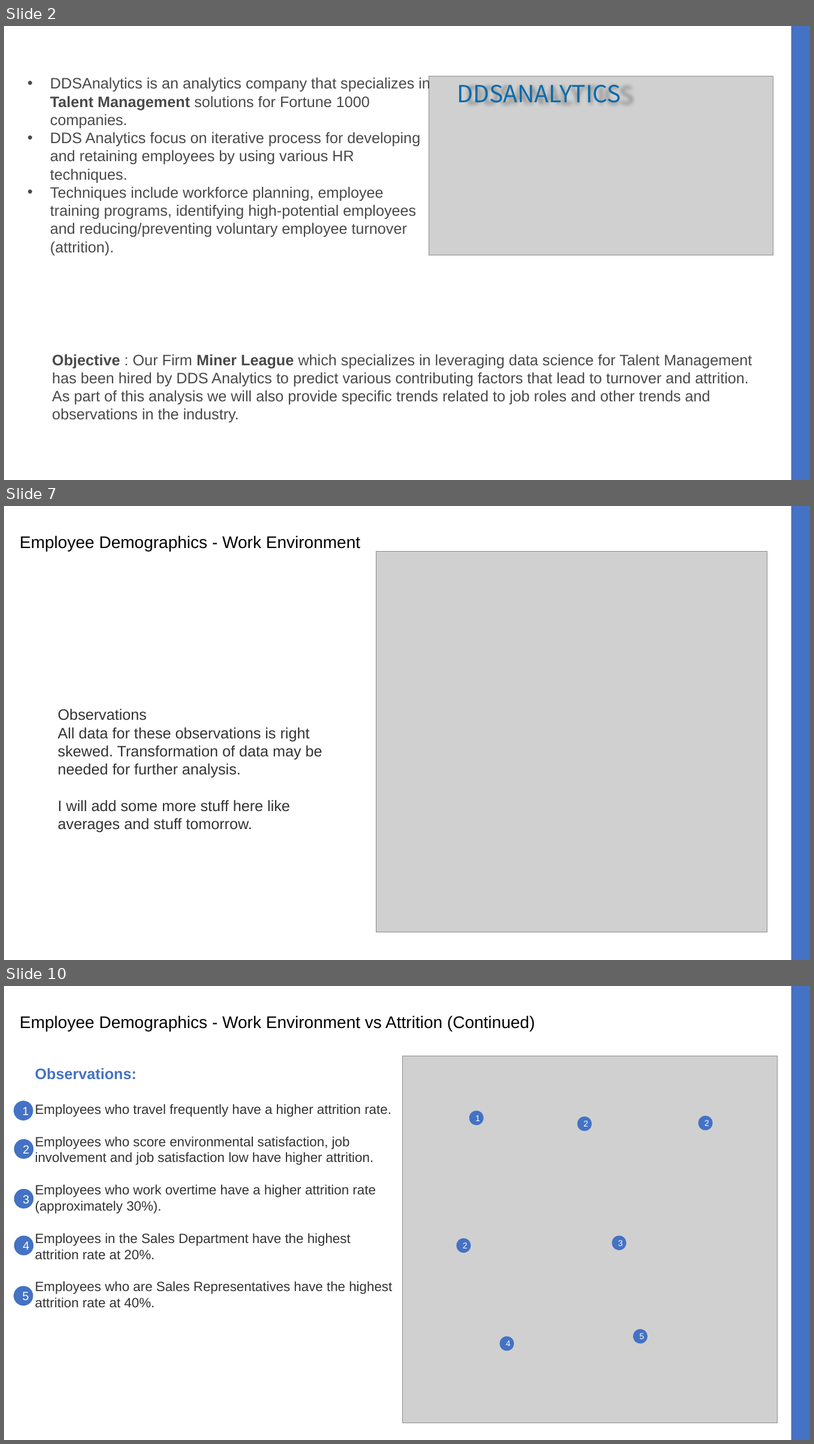
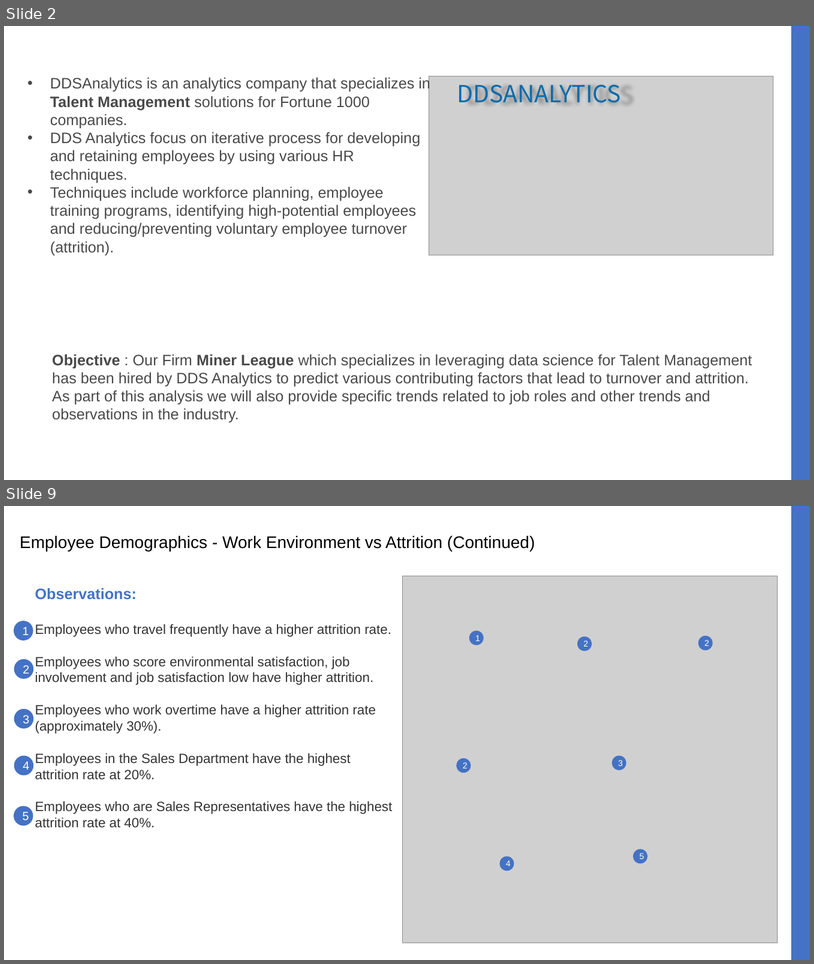
Before and after one commit to jbcroom/DS6306-MinerLeague-CaseStudy2, a slide deck: MinerLeague Presentation Case Study 2.pptx. Shown one above the other, each under a label of ours: slides 2, 7 and 10 before the commit, slides 2 and 9 after it; the slides between them are not shown. The pictures are 814x1444 and 814x964 pixels, drawn with LibreOffice and Linux fonts; fonts in the diff are those of the drawing; grey boxes stand for pictures. Boxes give left, top, right and bottom in pixels: in the first picture for what was removed or moved away, otherwise in the second. Text is boxed around its words. In the diff, an @@ line names an element or a change of style, - is before the commit and + after.

```diff
--- a/MinerLeague Presentation Case Study 2.pptx
+++ b/MinerLeague Presentation Case Study 2.pptx
@@ slide 7 removed at (4,506,810,960), background #FFFFFF; not listed: 1 template element that a slide beside it also shows @@
@@ text removed at (20,535,360,551) @@
-Employee Demographics - Work Environment
@@ picture removed at (377,552,768,932) @@
@@ text removed at (58,708,323,832) @@
-Observations
-All data for these observations is right skewed. Transformation of data may be needed for further analysis.
-I will add some more stuff here like averages and stuff tomorrow.
@@ what was slide 10 is now slide 9 @@
```
Also in this commit, not shown: 6 slides changed, 1 slide added, 1 other slide removed.
